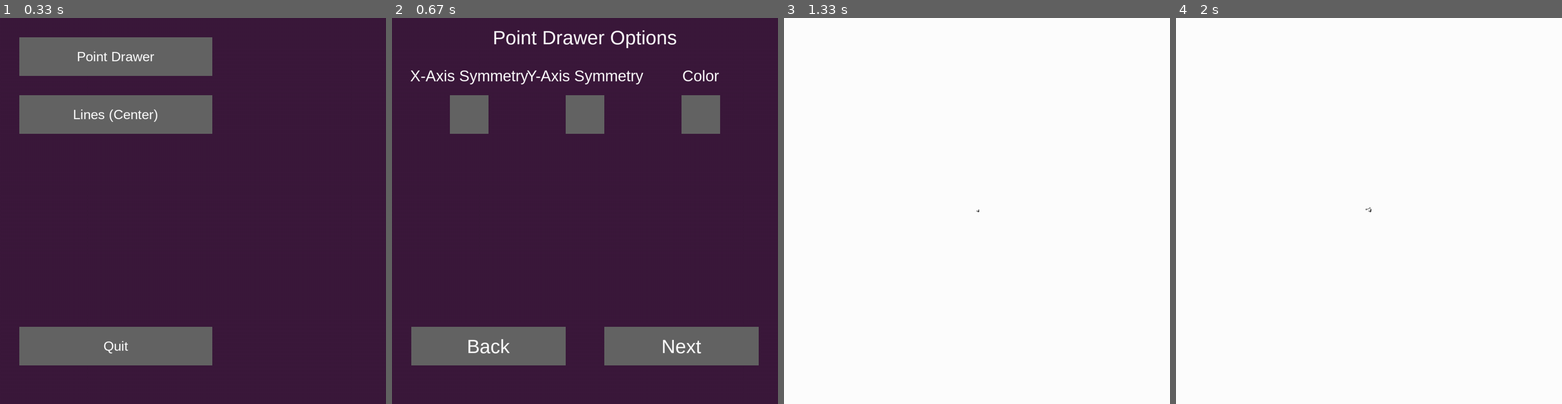
Above: before the commit, frames 1-4 (left to right).
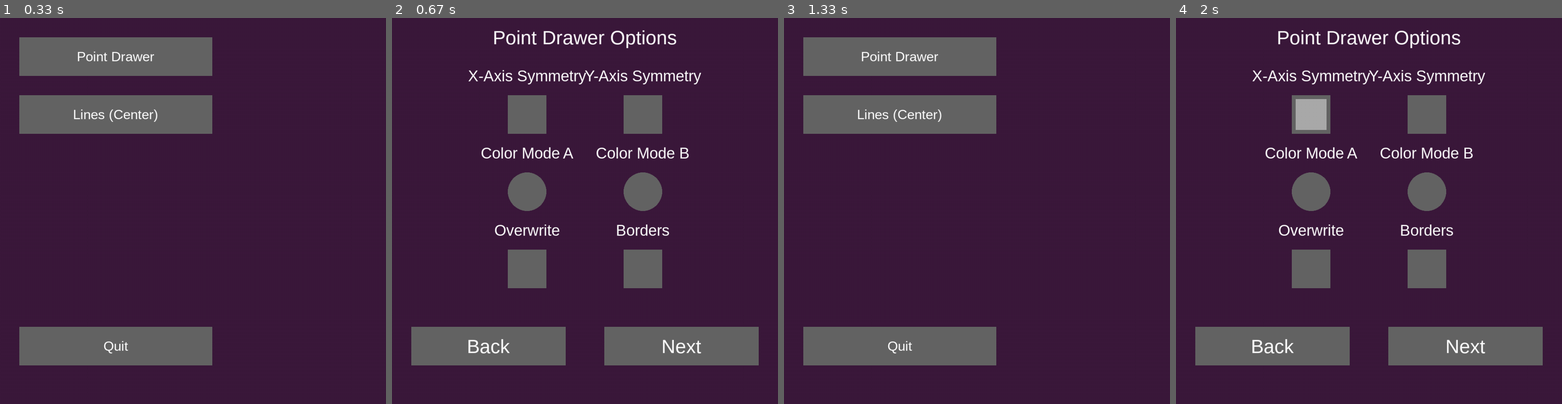
Above: after the commit, the same moments.

Repository: dogou77/pygame-rand-draw
Game: pygame game, started from draw.py
Two runs of this game, one before a commit and one after it. Both use one fixed random seed, a clock stepped at 60 frames per second and the inputs below.
Inputs (mouse positions are in pixels of both pictures, inside the frame that each line leads up to):
- Up to frame 1 (0.33 s): no input
- Up to frame 2 (0.67 s): click "Point Drawer" at 0.38 s
- Up to frame 3 (1.33 s): click "Next" at 0.72 s; hold Esc from 1 s (still down); move the mouse to (857, 153) at 1.03 s
- Up to frame 4 (2 s): release Esc at 1.47 s; click (1268, 68) at 1.55 s; click (1311, 114) at 1.88 s

Frame 1 is identical in both runs. In frame 2, 11% of the frame differs, in the area x 4-85%, y 13-70%; in frame 3, 100%, in the area x 0-100%, y 0-100%; in frame 4, 99%.

Commit message:
added more options for the point drawer

Diff:
--- a/draw.py
+++ b/draw.py
@@ -7,13 +7,14 @@
 
 
 
+# buttons are drawn as a rectangle from (position_x, position_y) to (position_x+size_x, postion_y+size_y) and return a true or false when pressed
 class Button:
     # initializes button with 4 parameters
     def __init__(self, position_x, position_y, size_x, size_y):
-        self.position         = [position_x, position_y]
-        self.size             = [size_x, size_y]
-        self.position_end     = [position_x + size_x, position_y + size_y] # gets the lower right hand corner of the button
-        self.position_center  = [((position_x * 2) + size_x) / 2, ((position_y * 2) + size_y) / 2] # gets the center of the button with midpoint formula
+        self.position        = [position_x, position_y]
+        self.size            = [size_x, size_y]
+        self.position_end    = [position_x + size_x, position_y + size_y] # gets the lower right hand corner of the button
+        self.position_center = [((position_x * 2) + size_x) / 2, ((position_y * 2) + size_y) / 2] # gets the center of the button with midpoint formula
 
     # renders the button
     def render(self, screen, mouse, color_hover, color_neut, text_font, text_str, text_color):
@@ -37,39 +38,73 @@
 
 
 
+# check boxes are drawn as a rectangle from (position_x, position_y) to (position_x+size_x, postion_y+size_y) and store a state based on if they have been toggled
 class CheckBox:
+    # initializes the check box based on 6 parameters
     def __init__(self, default_state, position_x, position_y, size_x, size_y, check_margin):
-        self.state            = default_state
-        self.position         = [position_x, position_y]
-        self.size             = [size_x, size_y]
-        self.position_end     = [position_x + size_x, position_y + size_y] # gets the lower right hand corner of the checkbox
-        self.position_center  = [((position_x * 2) + size_x) / 2, ((position_y * 2) + size_y) / 2] # gets the center of the checkbox with midpoint formula
-        self.check_margin     = check_margin
+        self.state           = default_state
+        self.position        = [position_x, position_y]
+        self.size            = [size_x, size_y]
+        self.position_end    = [position_x + size_x, position_y + size_y] # gets the lower right hand corner of the checkbox
+        self.position_center = [((position_x * 2) + size_x) / 2, ((position_y * 2) + size_y) / 2] # gets the center of the checkbox with midpoint formula
+        self.check_margin    = check_margin
 
     # renders the check box
     def render(self, screen, mouse, color_hover, color_neut, color_confirm):
+        # draw the outline of the check box
         pygame.draw.rect(screen, color_neut, [self.position[0], self.position[1], self.size[0], self.size[1]])
 
-        # if the mouse is over the button, draw a rectangle over it, if not then draw the neutral rectangle
+        # if the mouse is over the checkbox, draw a rectangle in it, if the state is true, draw a green rectangle in it
         if self.state:
             pygame.draw.rect(screen, color_confirm, [self.position[0] + self.check_margin, self.position[1] + self.check_margin, self.size[0] - (self.check_margin * 2), self.size[1] - (self.check_margin * 2)])
         if self.position[0] <= mouse[0] <= self.position_end[0] and self.position[1] <= mouse[1] <= self.position_end[1]:
             pygame.draw.rect(screen, color_hover, [self.position[0] + self.check_margin, self.position[1] + self.check_margin, self.size[0] - (self.check_margin * 2), self.size[1] - (self.check_margin * 2)])
 
+    # toggles the check boxes state if it is in the mouse position
     def toggle(self, mouse):
         if self.position[0] <= mouse[0] <= self.position_end[0] and self.position[1] <= mouse[1] <= self.position_end[1]:
             self.state = not self.state
 
 
 
+# radio buttons are drawn as circles from the center of (position_x, position_y) with a radius, work just like check boxes with a state
+class RadioButton:
+    # initializes the radio button based on 5 parameters
+    def __init__(self, default_state, position_x, position_y, radius, confirm_margin):
+        self.state          = default_state
+        self.position       = [position_x, position_y]
+        self.radius         = radius
+        self.confirm_margin = confirm_margin
+        self.collision_pos  = [position_x - radius, position_y - radius, position_x + radius, position_y + radius]
+
+
+    def render(self, screen, mouse, color_hover, color_neut, color_confirm):
+        # draw the outline of the radio button
+        pygame.draw.circle(screen, color_neut, [self.position[0], self.position[1]], self.radius)
+
+        # if the mouse is over the radio button, draw a circle in it, if the state is true, draw a green circle in it
+        if self.state:
+            pygame.draw.circle(screen, color_confirm, [self.position[0], self.position[1]], self.radius - self.confirm_margin)
+        if self.collision_pos[0] <= mouse[0] <= self.collision_pos[2] and self.collision_pos[1] <= mouse[1] <= self.collision_pos[3]:
+            pygame.draw.circle(screen, color_hover, [self.position[0], self.position[1]], self.radius - self.confirm_margin)
+
+    # toggles the radio button state
+    def toggle(self, mouse):
+        if self.collision_pos[0] <= mouse[0] <= self.collision_pos[2] and self.collision_pos[1] <= mouse[1] <= self.collision_pos[3]:
+            self.state = not self.state
+
+
+
+# draws text centered at the specified point
 def draw_centered_text(screen, text_font, text_str, text_color, position_x, position_y):
     text_size = text_font.size(text_str)
     text = text_font.render(text_str, True , text_color)
-    # renders the text at the center of the button
+    # renders the text at the center of the position provided
     screen.blit(text , (position_x - (text_size[0] / 2), position_y - (text_size[1] / 2)))
 
 
 
+# main menu screen
 def screen_menu_main(screen):
     global state_current
     global run_once
@@ -112,23 +147,41 @@
 
 
 
+# options screen for draw pointer
 def screen_menu_draw_pointer(screen):
+    # set the state_current to global so that it can change states
     global state_current
 
     running = True
+    # info is the variable that is returned
     info = {
-        "sym_x": False,
-        "sym_y": False,
-        "color": False,
+        "sym_x"    : False,
+        "sym_y"    : False,
+        "color_a"  : False,
+        "color_b"  : False,
+        "overwrite": False,
+        "borders"  : False,
     }
-
-    check_box_sym_x = CheckBox(False, 150, 200, 100, 100, 10)
-    check_box_sym_y = CheckBox(False, 450, 200, 100, 100, 10)
-    check_box_color = CheckBox(False, 750, 200, 100, 100, 10)
-
+    # initializes a list that is supposed to contain multiple radio buttons so that two are not active at once
+    radio_buttons = []
+
+    # initialize check boxes
+    check_box_sym_x     = CheckBox(False, 300, 200, 100, 100, 10)
+    check_box_sym_y     = CheckBox(False, 600, 200, 100, 100, 10)
+    check_box_overwrite = CheckBox(False, 300, 600, 100, 100, 10)
+    check_box_borders   = CheckBox(False, 600, 600, 100, 100, 10)
+
+    # initialize radio buttons and add them to the radio_button list
+    radio_color_a = RadioButton(False, 350, 450, 50, 10)
+    radio_color_b = RadioButton(False, 650, 450, 50, 10)
+    radio_buttons.append(radio_color_a)
+    radio_buttons.append(radio_color_b)
+
+    # initalize back and forward buttons
     button_back = Button(50, 800, 400, 100)
     button_next = Button(550, 800, 400, 100)
 
+    # initialize fonts
     font_title = pygame.font.SysFont('Arial', 50)
     font_check_box = pygame.font.SysFont('Arial', 40)
 
@@ -141,11 +194,23 @@
             # window is closed
             if ev.type == pygame.QUIT:
                 pygame.quit()
-            #checks if a mouse is clicked
+            # checks if a mouse is clicked
             if ev.type == pygame.MOUSEBUTTONDOWN:
+                # toggles the check boxes if the mouse is in their area
                 check_box_sym_x.toggle(mouse)
                 check_box_sym_y.toggle(mouse)
-                check_box_color.toggle(mouse)
+                check_box_overwrite.toggle(mouse)
+                check_box_borders.toggle(mouse)
+
+                # toggles the radio button in the mouse is in their area, but untoggled ones that are already true
+                for radio in radio_buttons:
+                    radio.toggle(mouse)
+                    if radio.state:
+                        for rad in radio_buttons:
+                            if rad != radio:
+                                rad.state = False
+
+                # gets the states of the back and next buttons then sets a state and exits the loop
                 if button_back.get_state(mouse):
                     state_current = "MainMenu"
                     running = False
@@ -154,41 +219,75 @@
                     running = False
 
         screen.fill(PURPLE)
+
+        # render the check boxes
         check_box_sym_x.render(screen, mouse, BUTTON_LIGHT, BUTTON_DARK, GREEN)
         check_box_sym_y.render(screen, mouse, BUTTON_LIGHT, BUTTON_DARK, GREEN)
-        check_box_color.render(screen, mouse, BUTTON_LIGHT, BUTTON_DARK, GREEN)
-
+        check_box_overwrite.render(screen, mouse, BUTTON_LIGHT, BUTTON_DARK, GREEN)
+        check_box_borders.render(screen, mouse, BUTTON_LIGHT, BUTTON_DARK, GREEN)
+
+        # render the radio buttons
+        radio_color_a.render(screen, mouse, BUTTON_LIGHT, BUTTON_DARK, GREEN)
+        radio_color_b.render(screen, mouse, BUTTON_LIGHT, BUTTON_DARK, GREEN)
+
+        # render the buttons
         button_back.render(screen, mouse, BUTTON_LIGHT, BUTTON_DARK, font_title, "Back", WHITE)
         button_next.render(screen, mouse, BUTTON_LIGHT, BUTTON_DARK, font_title, "Next", WHITE)
 
+        # draw all the text
         draw_centered_text(screen, font_title, "Point Drawer Options", WHITE, 500, 50)
-        draw_centered_text(screen, font_check_box, "X-Axis Symmetry", WHITE, 200, 150)
-        draw_centered_text(screen, font_check_box, "Y-Axis Symmetry", WHITE, 500, 150)
-        draw_centered_text(screen, font_check_box, "Color", WHITE, 800, 150)
+        draw_centered_text(screen, font_check_box, "X-Axis Symmetry", WHITE, 350, 150)
+        draw_centered_text(screen, font_check_box, "Y-Axis Symmetry", WHITE, 650, 150)
+        draw_centered_text(screen, font_check_box, "Color Mode A", WHITE, 350, 350)
+        draw_centered_text(screen, font_check_box, "Color Mode B", WHITE, 650, 350)
+        draw_centered_text(screen, font_check_box, "Overwrite", WHITE, 350, 550)
+        draw_centered_text(screen, font_check_box, "Borders", WHITE, 650, 550)
+
         # updates the frames of the game
         pygame.display.update()
 
-    info["sym_x"] = check_box_sym_x.state
-    info["sym_y"] = check_box_sym_y.state
-    info["color"] = check_box_color.state
+    # set up the return values for info based on the check box states and radio button states
+    info["sym_x"]     = check_box_sym_x.state
+    info["sym_y"]     = check_box_sym_y.state
+    info["color_a"]   = radio_color_a.state
+    info["color_b"]   = radio_color_b.state
+    info["overwrite"] = check_box_overwrite.state
+    info["borders"]   = check_box_borders.state
     return info
 
 
 
+# draw pointer screen
 def screen_draw_pointer(pixel, screen, info):
+    global state_current
+
+    # set default color to black
     color = BLACK
     screen.fill(WHITE)
+
+    # set default rgb colors to gray for color mode a usage
     r = 125
     g = 125
     b = 125
+
     running = True
 
     while running:
-        if info["color"]:
+
+        if pygame.key.get_focused():
+            if pygame.key.get_pressed()[pygame.K_F12]:
+                pygame.image.save(screen, "image.png")
+            if pygame.key.get_pressed()[pygame.K_ESCAPE]:
+                running = False
+        # if the user selected color mode a in the previous screen
+        if info["color_a"]:
+            # generate a random number from 0 to 2, this selects what rgb value is going to be modified
             color_rand = random.randrange(0, 3, 1)
+            # generate a random number from 0 to 1, this selects if the selected rgb value is going to be incremented or decremented
             color_up_down = random.randrange(0, 2, 1)
             color = (r, g, b)
             match color_rand:
+                # r
                 case 0:
                     match color_up_down:
                         case 0:
@@ -199,6 +298,7 @@
                             r -= 1
                             if r <= 1:
                                 r += 1
+                # g
                 case 1:
                     match color_up_down:
                         case 0:
@@ -209,6 +309,7 @@
                             g -= 1
                             if g <= 0:
                                 g += 1
+                # b
                 case 2:
                     match color_up_down:
                         case 0:
@@ -219,6 +320,14 @@
                             b -= 1
                             if b <= 1:
                                 b += 1
+
+        # if the user selected color mode b
+        elif info["color_b"]:
+            # randomizes all color values and sets them equal to color
+            rand_r = random.randrange(1, 255, 1)
+            rand_g = random.randrange(1, 255, 1)
+            rand_b = random.randrange(1, 255, 1)
+            color = (rand_r, rand_g, rand_b)
 
         # generate a random number
         rand_num = random.randrange(1, 10, 1)
@@ -249,23 +358,44 @@
                 pixel[0] += 1
                 pixel[1] += 1
 
+        # prevents the pointer from leaving the screen if option borders is enabled
+        if pixel[0] >= 1000 and info["borders"]:
+            pixel[0] -= 1
+        if pixel[0] <= 0 and info["borders"]:
+            pixel[0] += 1
+        if pixel[1] >= 1000 and info["borders"]:
+            pixel[1] -= 1
+        if pixel[1] <= 0 and info["borders"]:
+            pixel[1] += 1
+
         # pygame event queue
         for ev in pygame.event.get():
             # window close
             if ev.type == pygame.QUIT:
                 pygame.quit()
 
+        # if the pixel the pointer is over is not white, then make the color white
+        if info["overwrite"]:
+            if screen.get_at(([pixel[0], pixel[1]])) != (255, 255, 255):
+                color = WHITE
         # draw a pixel
         screen.fill(color, ([pixel[0], pixel[1]], (1, 1)))
+        # symmetry over x axis
         if info["sym_x"]:
             screen.fill(color, ([pixel[0], -pixel[1]+1000], (1, 1)))
+        # symmetry over y axis
         if info["sym_y"]:
             screen.fill(color, ([-pixel[0]+1000, pixel[1]], (1, 1)))
+        # symmetry over x & y axis
         if info["sym_x"] and info["sym_y"]:
             screen.fill(color, ([-pixel[0]+1000, -pixel[1]+1000], (1, 1)))
         # update display
         pygame.display.update()
+    state_current = "MainMenu"
+    pixel[0] = 500
+    pixel[1] = 500
     return pixel
+
 
 
 
